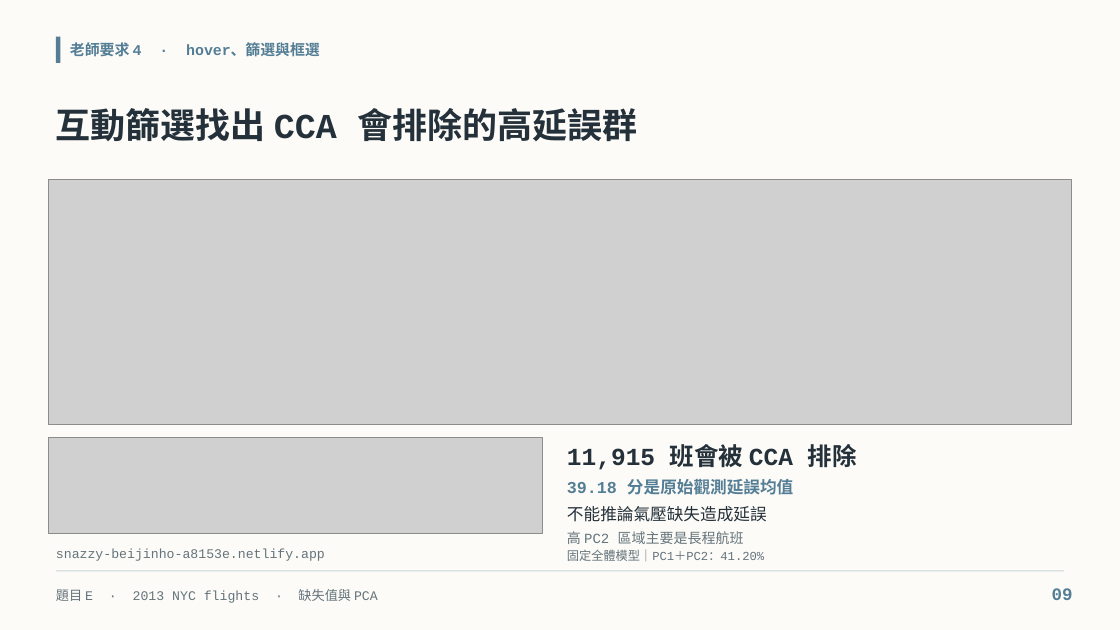
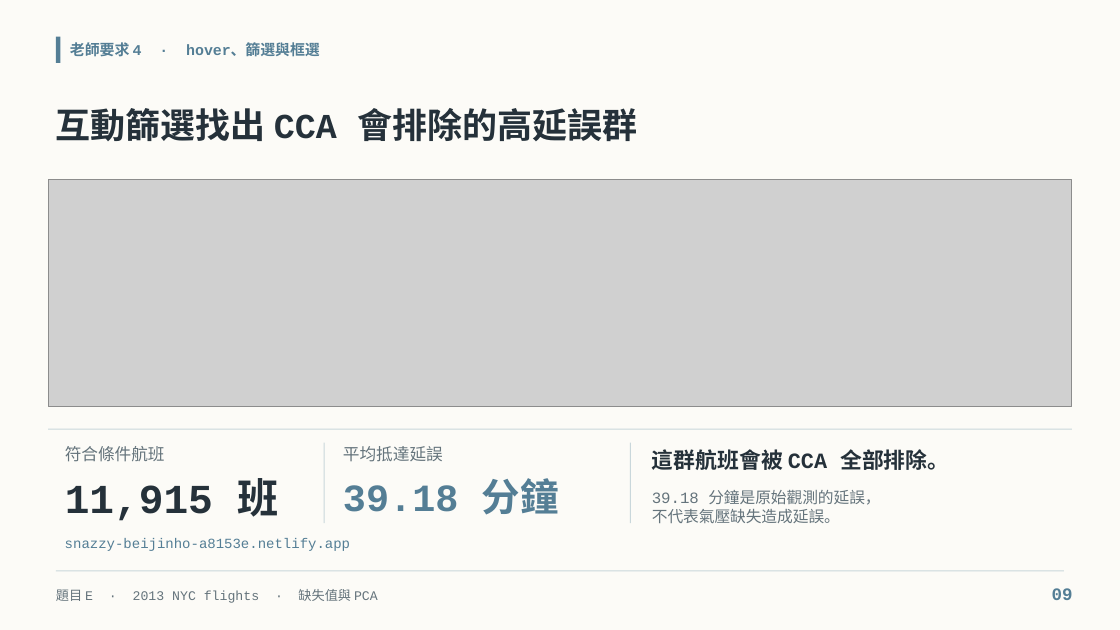
Before and after one commit to x5566078-hash/2026-, a slide deck: slide 9 of flight_eda/output/presentation/題目E_手繪混搭_7分鐘口頭報告_最終版.pptx. Drawn at 1120x630 pixels with LibreOffice and Linux fonts; fonts in the diff are those of the drawing; grey boxes stand for pictures; background and template pictures are left out. Boxes give left, top, right and bottom in pixels: in the first picture for what was removed or moved away, otherwise in the second. Text is boxed around its words. In the diff, an @@ line names an element or a change of style, - is before the commit and + after.

Commit message:
Polish slide 9 dashboard evidence layout

```diff
--- a/flight_eda/output/presentation/題目E_手繪混搭_7分鐘口頭報告_最終版.pptx
+++ b/flight_eda/output/presentation/題目E_手繪混搭_7分鐘口頭報告_最終版.pptx
@@ picture: place and size @@
-picture at bbox=[48, 180, 1072, 425]
+picture at bbox=[48, 180, 1072, 408]
@@ rectangle: place and size @@
-rectangle at bbox=[555, 434, 1039, 559]
+rectangle at bbox=[48, 429, 1072, 558]
@@ picture removed at bbox=[48, 438, 543, 534] @@
@@ rectangle added at bbox=[48, 429, 1072, 429], fill #C9D7DB @@
@@ text added at bbox=[65, 446, 165, 462], 14.2 pt, text #65747C @@
+符合條件航班
@@ rectangle added at bbox=[323, 443, 324, 523], fill #C9D7DB @@
@@ text added at bbox=[343, 446, 443, 462], 14.2 pt, text #65747C @@
+平均抵達延誤
@@ rectangle added at bbox=[630, 443, 631, 523], fill #C9D7DB @@
@@ text at bbox=[652, 449, 949, 470]: text changed; size 21 to 18.8 pt @@
-11,915 班會被 CCA 排除
+這群航班會被 CCA 全部排除。
@@ text at bbox=[65, 478, 279, 521]: text changed; size 12 to 35.2 pt; text colour #65747C to #25313A; bold on @@
-高 PC2 區域主要是長程航班
+11,915 班
@@ text added at bbox=[343, 478, 559, 515], 33 pt, text #547E95, bold @@
+39.18 分鐘
@@ text removed at bbox=[567, 506, 767, 522] @@
-不能推論氣壓缺失造成延誤
@@ text at bbox=[652, 490, 880, 523]: text changed; size 14.2 to 13.5 pt; text colour #547E95 to #65747C; bold off @@
-39.18 分是原始觀測延誤均值
+39.18 分鐘是原始觀測的延誤，
+不代表氣壓缺失造成延誤。
@@ text "snazzy-beijinho-a8153e.netlify.app": place and size @@
-text "snazzy-beijinho-a8153e.netlify.app" at bbox=[56, 548, 325, 561]
+text "snazzy-beijinho-a8153e.netlify.app" at bbox=[65, 538, 350, 551]
@@ text "snazzy-beijinho-a8153e.netlify.app" at bbox=[65, 538, 350, 551]: size 11.2 to 12 pt, text colour #65747C to #547E95 @@
@@ text removed at bbox=[567, 549, 764, 561] @@
-固定全體模型｜PC1＋PC2：41.20%
```
Also in this commit, not shown: 1 other file.
